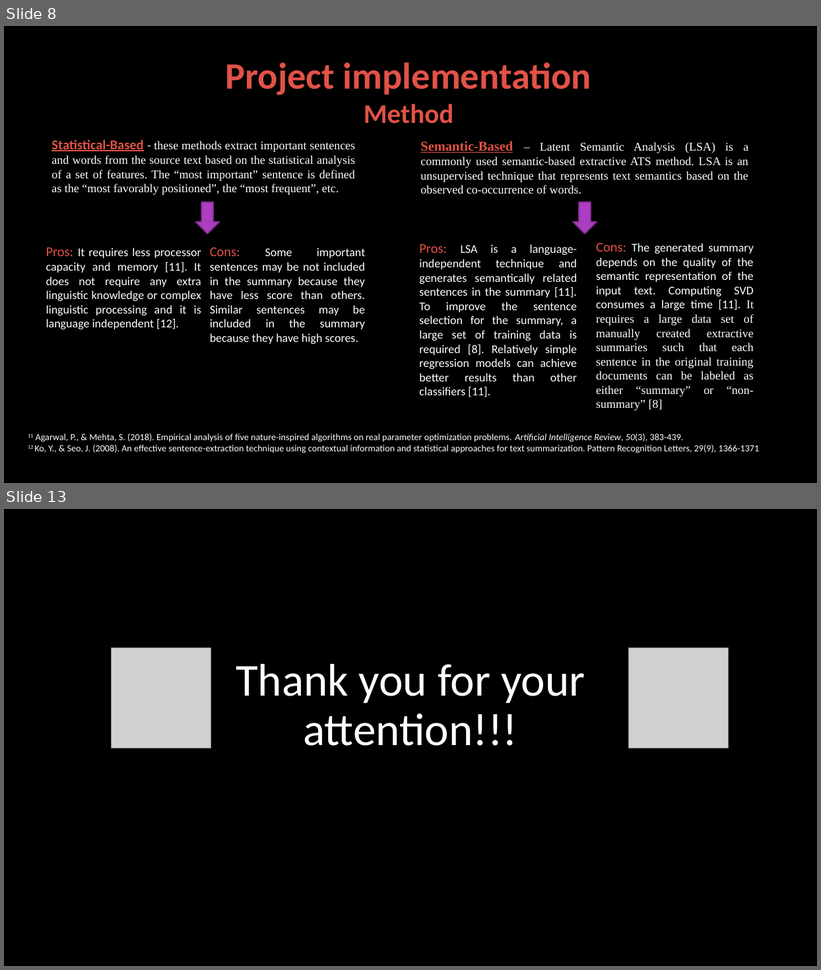
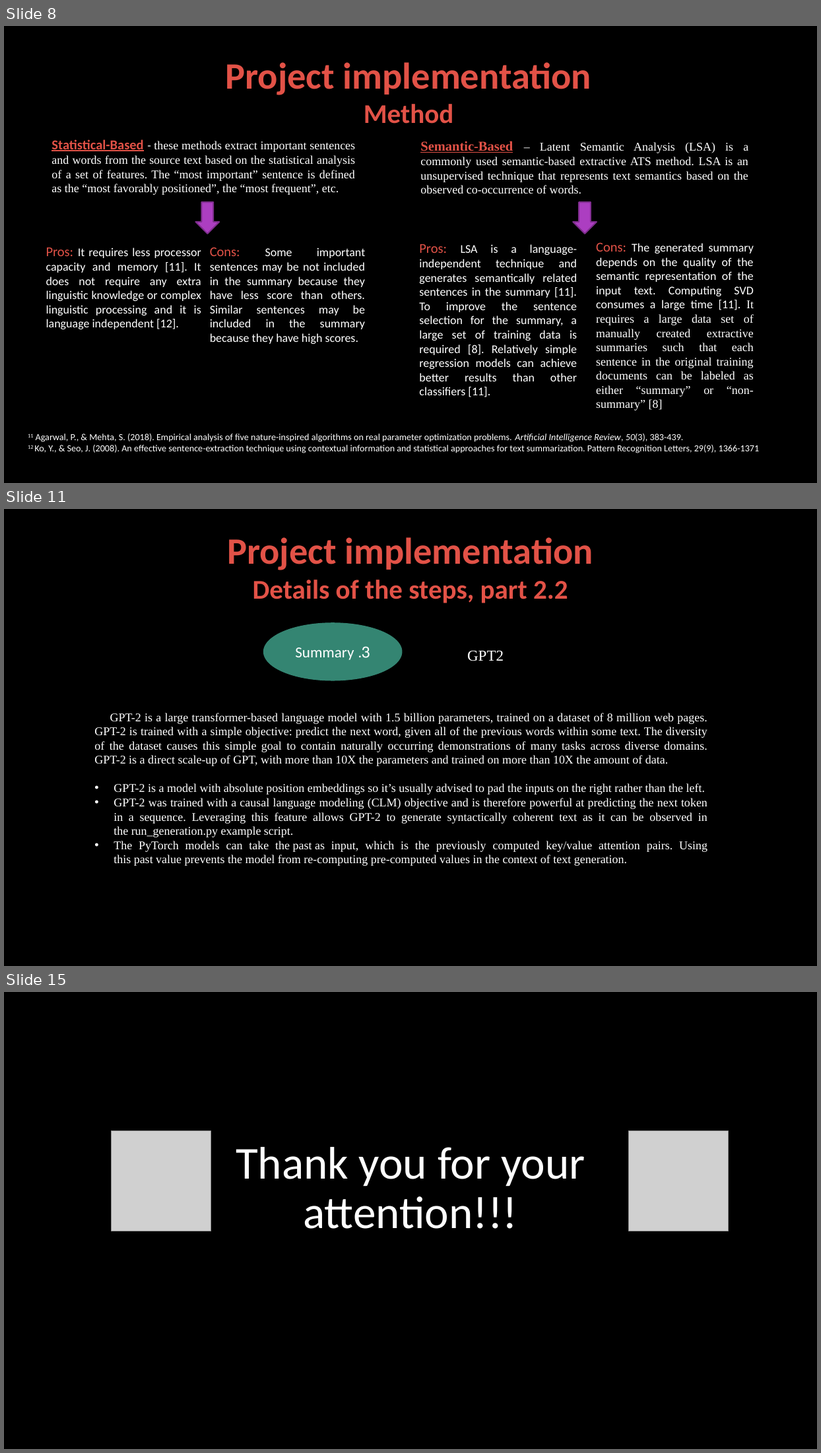
Before and after one commit to genakogan/Advanced-techniques-in-information-retrieval, a slide deck: FinalProject.pptx. Shown one above the other, each under a label of ours: slides 8 and 13 before the commit, slides 8, 11 and 15 after it; the slides between them are not shown. The pictures are 821x970 and 821x1453 pixels, drawn with LibreOffice and Linux fonts; fonts in the diff are those of the drawing; grey boxes stand for pictures; background and template pictures are left out. Boxes give left, top, right and bottom in pixels: in the first picture for what was removed or moved away, otherwise in the second. Text is boxed around its words. In the diff, an @@ line names an element or a change of style, - is before the commit and + after.

```diff
--- a/FinalProject.pptx
+++ b/FinalProject.pptx
@@ slide 11 added at [4, 509, 817, 966], background picture (left out) @@
@@ text added at [227, 537, 593, 603], 32 pt, text #E25247, bold @@
+Project implementation
+Details of the steps, part 2.2
@@ ellipse added at [264, 623, 402, 680], fill #348672, outline #348672 1.5 pt, 18 pt, text #FFFFFF @@
+3. Summary
@@ text added at [467, 650, 504, 661], 18 pt, text #FFFFFF @@
+GPT2
@@ text added at [94, 713, 708, 866], 14 pt, text #FFFFFF @@
+GPT-2 is a large transformer-based language model with 1.5 billion parameters, trained on a dataset of 8 million web pages. GPT-2 is trained with a simple objective: predict the next word, given all of the previous words within some text. The diversity of the dataset causes this simple goal to contain naturally occurring demonstrations of many tasks across diverse domains. GPT-2 is a direct scale-up of GPT, with more than 10X the parameters and trained on more than 10X the amount of data.
+• GPT-2 is a model with absolute position embeddings so it’s usually advised to pad the inputs on the right rather than the left.
+• GPT-2 was trained with a causal language modeling (CLM) objective and is therefore powerful at predicting the next token in a sequence. Leveraging this feature allows GPT-2 to generate syntactically coherent text as it can be observed in the run_generation.py example script.
+• The PyTorch models can take the past as input, which is the previously computed key/value attention pairs. Using this past value prevents the model from re-computing pre-computed values in the context of text generation.
@@ what was slide 13 is now slide 15 @@
```
Also in this commit, not shown: 6 slides changed, 1 other slide added, 14 other files.
